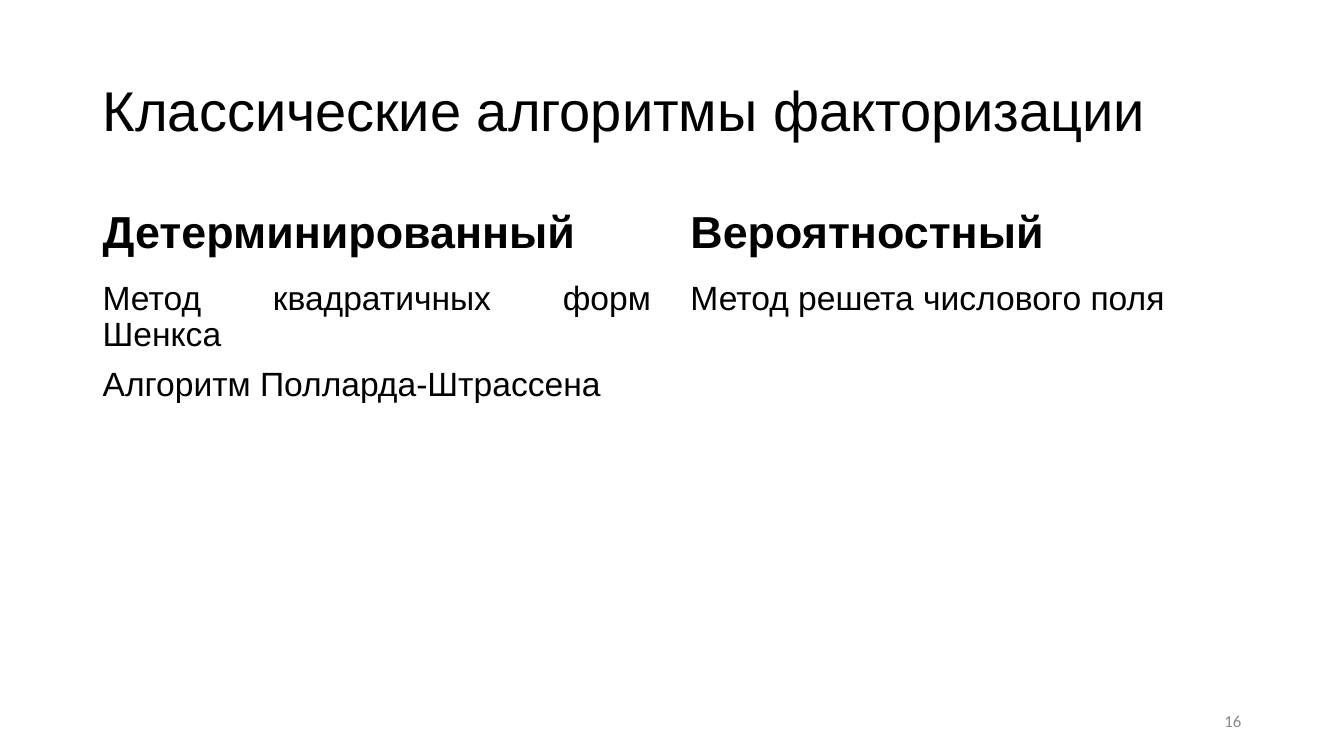
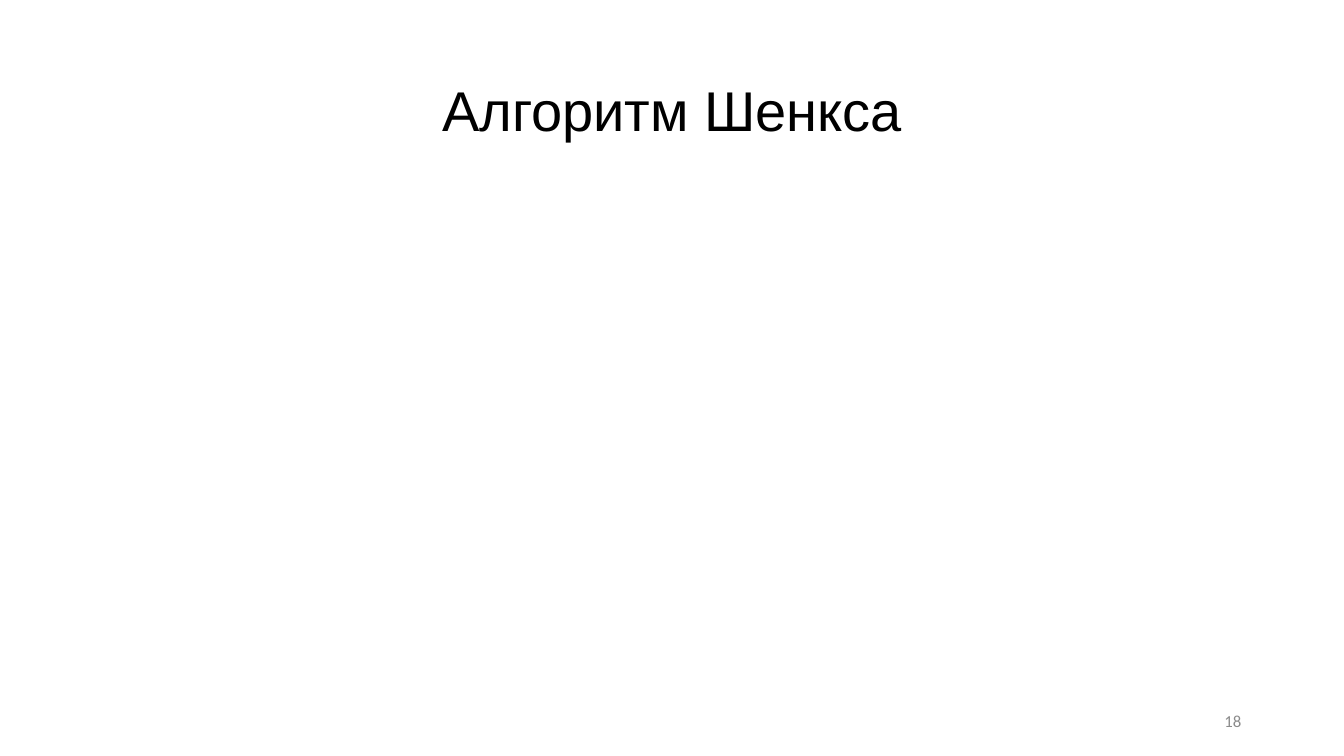
Before and after one commit to R0manych/Diploma2019, a slide deck: slide 18 of Черниговских 2к 14гр.pptx (slide 16 before the commit). Drawn at 1344x756 pixels with LibreOffice and Linux fonts; fonts in the diff are those of the drawing. Boxes give left, top, right and bottom in pixels: in the first picture for what was removed or moved away, otherwise in the second. Text is boxed around its words. In the diff, an @@ line names an element or a change of style, - is before the commit and + after.

```diff
--- a/Черниговских 2к 14гр.pptx
+++ b/Черниговских 2к 14гр.pptx
@@ background #FFFFFF to #DEDEDE @@
@@ title at <box>442,92,901,141</box>: text changed; text colour #000000 to #2C2C2C @@
-Классические алгоритмы факторизации
+Алгоритм Шенкса
@@ text removed at <box>103,214,575,257</box> @@
-Детерминированный
@@ text removed at <box>690,214,1043,257</box> @@
-Вероятностный
@@ text removed at <box>103,285,651,403</box> @@
-Метод квадратичных форм Шенкса
-Алгоритм Полларда-Штрассена
@@ text removed at <box>690,287,1165,317</box> @@
-Метод решета числового поля
@@ page number at <box>1224,715,1241,727</box>: text changed; text colour #8C8C8C to #8F8F8F @@
-16
+18
```
Also in this commit, not shown: 18 other slides changed, 2 slides added.
